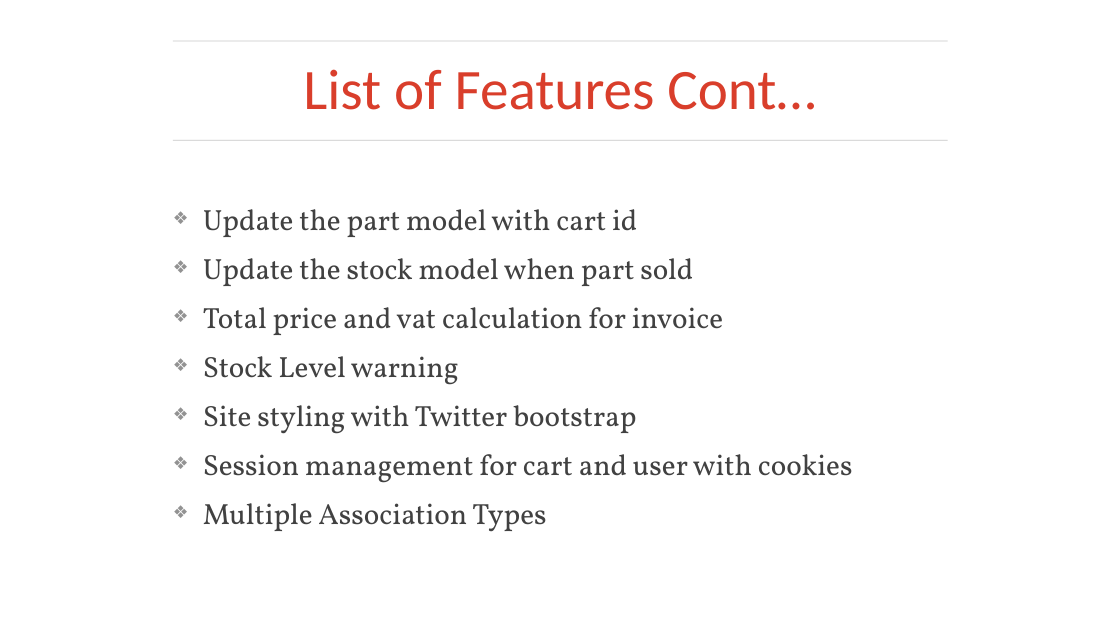
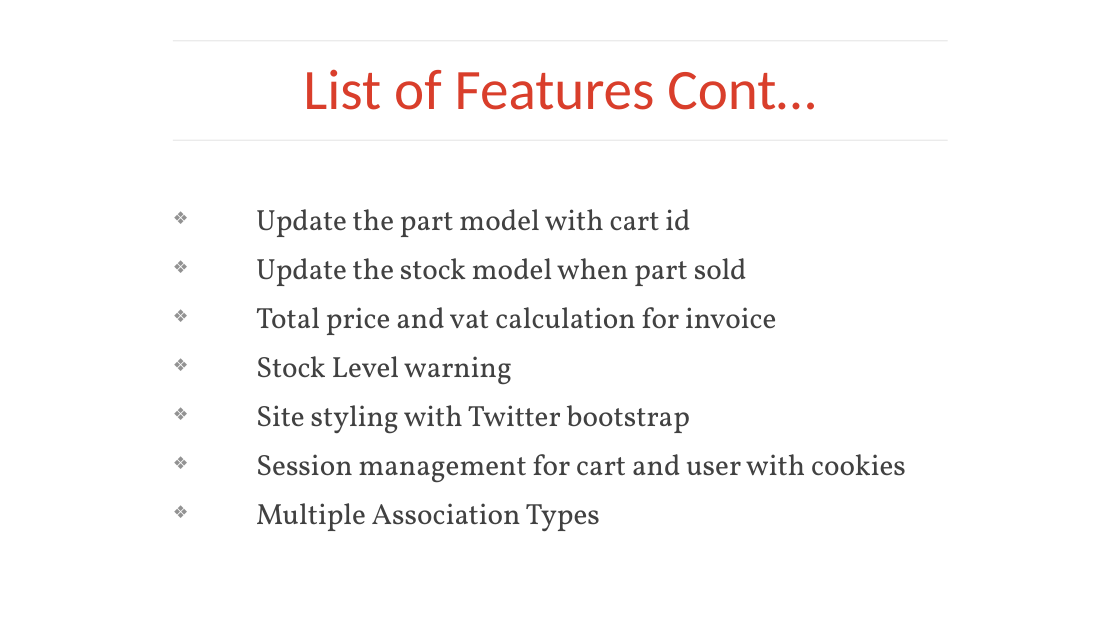
Before and after one commit to DavidRyan30/auto_factor, a slide deck: slide 4 of public/Readme.pptx. Drawn at 1120x630 pixels with LibreOffice and Linux fonts; fonts in the diff are those of the drawing; background and template pictures are left out. Boxes give left, top, right and bottom in pixels: in the first picture for what was removed or moved away, otherwise in the second. Text is boxed around its words. In the diff, an @@ line names an element or a change of style, - is before the commit and + after.

```diff
--- a/public/Readme.pptx
+++ b/public/Readme.pptx
@@ freeform shape at bbox=[173, 140, 947, 140]: outline redrawn @@
@@ text "Update the part model with ..." at bbox=[256, 209, 906, 532]: indent changed @@
```
Also in this commit, not shown: 5 other slides changed, 2 other files.
